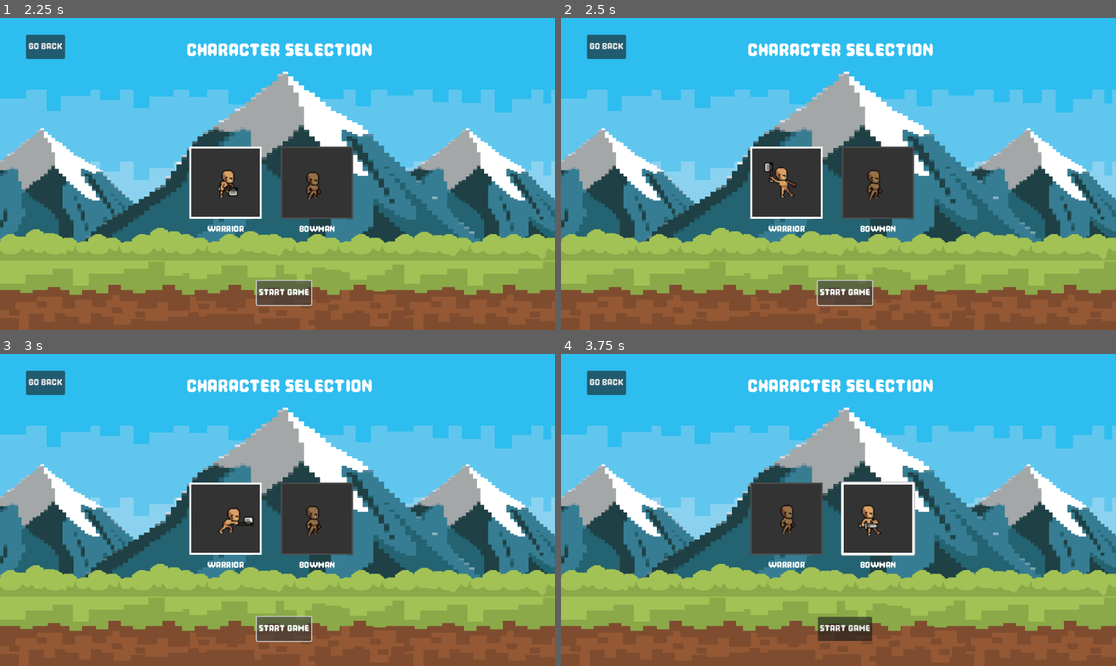
Above: before the commit, frames 1-4 (two rows, left to right).
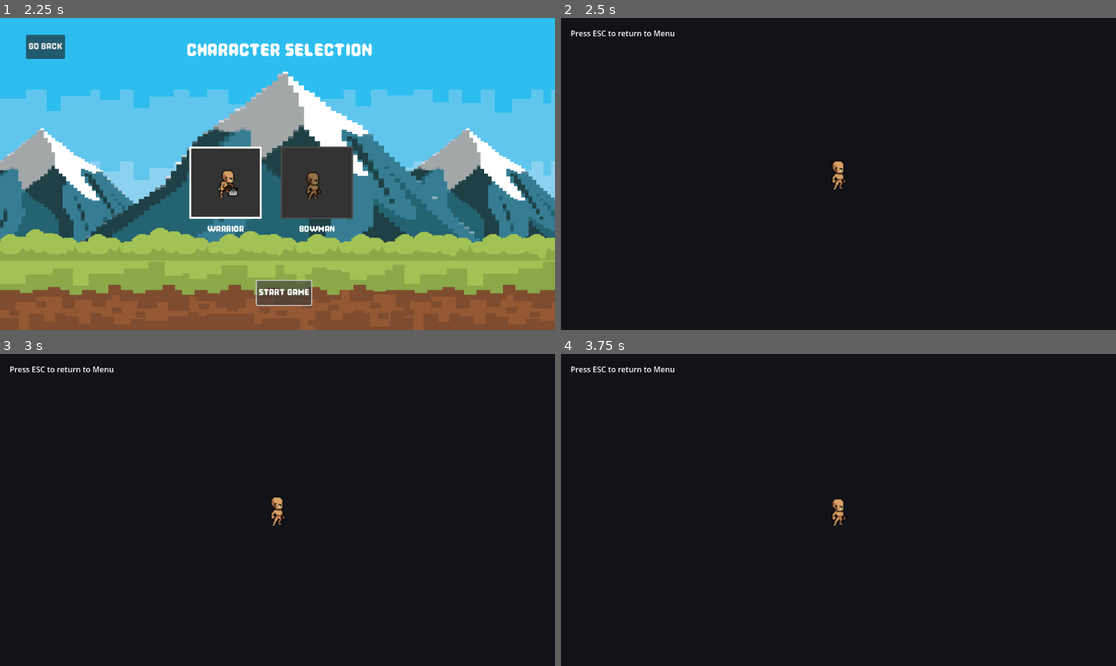
Above: after the commit, the same moments.

Repository: CRayuth/2dGame_GODOT
Game: Godot game, scene res://scenes/main_menu.tscn
Same seed, same stepped clock (60 frames per second), same inputs: the game is played once before the commit and once after it.
Inputs (mouse positions are in pixels of both pictures, inside the frame that each line leads up to):
- Up to frame 1 (2.25 s): click "New Game" at 0.5 s; click (227, 183) at 1.25 s; click "Start Game" at 2 s
- Up to frame 2 (2.5 s): no input
- Up to frame 3 (3 s): click (283, 628) at 2.75 s, where only the run before the commit has a clickable "Start Game"
- Up to frame 4 (3.75 s): click (877, 519) at 3.52 s

Frame 1 is identical in both runs. In frame 2, 100% of the frame differs, in the area x 0-100%, y 0-100%; in frame 3, 100%; in frame 4, 100%.

Commit message:
push character selection and switch scene to game to repo

Diff:
--- a/scenes/character_scene.tscn
+++ b/scenes/character_scene.tscn
@@ -18,14 +18,14 @@
 grow_vertical = 2
 script = ExtResource("1_ss6tk")
 
-[node name="Panel" type="Panel" parent="."]
+[node name="character_chosen_background" type="Panel" parent="."]
 layout_mode = 1
 anchors_preset = 15
 anchor_right = 1.0
 anchor_bottom = 1.0
 grow_horizontal = 2
 grow_vertical = 2
-theme_override_styles/panel = SubResource("StyleBoxTexture_ss6tk")
+theme_override_styles/panel = SubResource("StyleBoxTexture_fs386")
 
 [node name="TransitionOverlay" type="ColorRect" parent="."]
 visible = false
--- /dev/null
+++ b/scenes/gameplay_scene.tscn
@@ -0,0 +1,44 @@
+[gd_scene load_steps=6 format=3 uid="uid://b8x7y201w4v5"]
+
+[ext_resource type="Script" path="res://scripts/gameplay_scene.gd" id="1_gameplay"]
+[ext_resource type="Texture2D" uid="uid://d3x8q2y1w4v5" path="res://assets/pixel2d/Environment/Tilesets/Floors_Tiles.png" id="2_tiles"]
+
+[sub_resource type="TileSetAtlasSource" id="TileSetAtlasSource_floors"]
+texture = ExtResource("2_tiles")
+texture_region_size = Vector2i(32, 32)
+0:0/0 = 0
+1:0/0 = 0
+2:0/0 = 0
+3:0/0 = 0
+0:1/0 = 0
+1:1/0 = 0
+
+[sub_resource type="TileSet" id="TileSet_dungeon"]
+tile_size = Vector2i(32, 32)
+sources/0 = SubResource("TileSetAtlasSource_floors")
+
+[node name="GameplayScene" type="Node2D"]
+script = ExtResource("1_gameplay")
+
+[node name="ColorRect" type="ColorRect" parent="."]
+offset_left = -2000.0
+offset_top = -2000.0
+offset_right = 4000.0
+offset_bottom = 4000.0
+color = Color(0.07, 0.07, 0.1, 1)
+
+[node name="TileMapLayer" type="TileMapLayer" parent="."]
+scale = Vector2(2, 2)
+tile_set = SubResource("TileSet_dungeon")
+
+[node name="SpawnPoint" type="Marker2D" parent="."]
+position = Vector2(576, 324)
+
+[node name="CanvasLayer" type="CanvasLayer" parent="."]
+
+[node name="Label" type="Label" parent="CanvasLayer"]
+offset_left = 20.0
+offset_top = 20.0
+offset_right = 260.0
+offset_bottom = 46.0
+text = "Press ESC to return to Menu"
--- /dev/null
+++ b/scenes/player.tscn
@@ -0,0 +1,31 @@
+[gd_scene load_steps=4 format=3 uid="uid://d3y8q2x1w4v50"]
+
+[ext_resource type="Script" path="res://scripts/player.gd" id="1_player"]
+
+[sub_resource type="SpriteFrames" id="SpriteFrames_default"]
+animations = [{
+"frames": [],
+"loop": true,
+"name": &"idle",
+"speed": 5.0
+}]
+
+[sub_resource type="CapsuleShape2D" id="CapsuleShape2D_player"]
+radius = 12.0
+height = 38.0
+
+[node name="Player" type="CharacterBody2D"]
+collision_mask = 2
+script = ExtResource("1_player")
+
+[node name="AnimatedSprite2D" type="AnimatedSprite2D" parent="."]
+scale = Vector2(2, 2)
+sprite_frames = SubResource("SpriteFrames_default")
+animation = &"idle"
+
+[node name="CollisionShape2D" type="CollisionShape2D" parent="."]
+position = Vector2(0, 4)
+shape = SubResource("CapsuleShape2D_player")
+
+[node name="Camera2D" type="Camera2D" parent="."]
+position_smoothing_enabled = true
--- /dev/null
+++ b/scripts/character_body.gd
@@ -0,0 +1,70 @@
+class_name CharacterBody
+extends CharacterBody2D
+
+# ------------------------------------------------------------------------------
+# CharacterBody Base Class
+# ------------------------------------------------------------------------------
+# This class serves as the parent class for all moving characters in the game
+# (e.g., Player, Enemies, NPCs). It adheres to OOP principles by encapsulating
+# shared logic for movement, stats, and animation.
+# ------------------------------------------------------------------------------
+
+# --- Properties ---
+
+# Movement speed in pixels per second
+@export var movement_speed: float = 200.0
+
+# Character health points
+@export var hp: int = 100
+
+# Reference to the AnimatedSprite2D node
+# We use @onready to ensure the node is available before we access it
+@onready var sprite: AnimatedSprite2D = $AnimatedSprite2D
+
+# --- Virtual Methods (To be overridden by child classes) ---
+
+# Get input vector. Returns Vector2.ZERO by default.
+# Child classes (like Player) should override this to provide input control.
+func _get_input_vector() -> Vector2:
+	return Vector2.ZERO
+
+# --- Built-in Methods ---
+
+func _physics_process(_delta: float) -> void:
+	# 1. Get movement direction from the virtual input method
+	var direction = _get_input_vector()
+
+	# 2. Normalize direction to prevent faster diagonal movement
+	if direction.length() > 0:
+		direction = direction.normalized()
+
+	# 3. Apply velocity
+	velocity = direction * movement_speed
+
+	# 4. Move the character using Godot's built-in physics engine
+	move_and_slide()
+
+	# 5. Handle animation and sprite orientation
+	_handle_animation(direction)
+
+# --- Helper Methods ---
+
+# Handles sprite flipping and animation playback based on movement
+func _handle_animation(direction: Vector2) -> void:
+	if not sprite:
+		return
+
+	# Flip sprite horizontally based on direction
+	if direction.x != 0:
+		sprite.flip_h = (direction.x < 0)
+
+	# Play animations based on movement state
+	if direction.length() > 0:
+		# If moving, play 'walk' or 'run' animation if available, otherwise 'idle'
+		if sprite.sprite_frames.has_animation("walk"):
+			sprite.play("walk")
+		else:
+			sprite.play("idle")
+	else:
+		# If stopped, play 'idle' animation
+		sprite.play("idle")
--- a/scripts/character_scene.gd
+++ b/scripts/character_scene.gd
@@ -180,7 +180,7 @@
 func _on_start_game_button_pressed() -> void:
 	if not start_game_button.disabled:
 		print("Starting game with: ", GameManager.get_selected_character_name())
-		# transition_to_scene("res://scenes/gameplay_scene.tscn")
+		transition_to_scene("res://scenes/gameplay_scene.tscn")
 
 func _on_back_button_character_pressed():
 	transition_to_scene("res://scenes/main_menu.tscn")
--- /dev/null
+++ b/scripts/gameplay_scene.gd
@@ -0,0 +1,46 @@
+extends Node2D
+
+# ------------------------------------------------------------------------------
+# Gameplay Scene Manager
+# ------------------------------------------------------------------------------
+# Handles level initialization, prop placement, and player spawning.
+# ------------------------------------------------------------------------------
+
+@onready var tile_map: TileMapLayer = $TileMapLayer
+@onready var spawn_point: Marker2D = $SpawnPoint
+
+# Preload the player scene to instantiate it
+var player_scene = preload("res://scenes/player.tscn")
+
+func _ready() -> void:
+	print("Gameplay Scene Started")
+
+	# Spawn the player character
+	_spawn_player()
+
+func _spawn_player() -> void:
+	if not player_scene:
+		push_error("Player scene not assigned!")
+		return
+
+	# Create a new instance of the player
+	var player_instance = player_scene.instantiate()
+
+	# Set position to the SpawnPoint marker
+	if spawn_point:
+		player_instance.position = spawn_point.position
+	else:
+		# Fallback center position
+		player_instance.position = Vector2(600, 300)
+
+	# Add player to the scene tree
+	add_child(player_instance)
+	print("Player spawned at: ", player_instance.position)
+
+func _process(_delta: float) -> void:
+	# Check for exit (Escape key) to return to menu
+	if Input.is_action_just_pressed("ui_cancel"):
+		_return_to_menu()
+
+func _return_to_menu() -> void:
+	get_tree().change_scene_to_file("res://scenes/main_menu.tscn")
--- /dev/null
+++ b/scripts/player.gd
@@ -0,0 +1,99 @@
+class_name Player
+extends CharacterBody
+
+# ------------------------------------------------------------------------------
+# Player Class
+# ------------------------------------------------------------------------------
+# Inherits from CharacterBody.
+# Represents the user-controlled character.
+# Implements specific input handling (WASD) and stat initialization.
+# ------------------------------------------------------------------------------
+
+# Reference to the Camera2D to ensure it follows the player
+@onready var camera: Camera2D = $Camera2D
+
+func _ready() -> void:
+	print("Player initialized.")
+
+	# Load stats/sprites based on selection from GameManager
+	_initialize_character_data()
+
+# --- OOP: Overriding Base Method ---
+
+# we override the base class method to provide specific input logic for the Player
+func _get_input_vector() -> Vector2:
+	var input_vector = Vector2.ZERO
+
+	# Specific WASD Input (ignoring default ui_ actions which map to arrows)
+	if Input.is_physical_key_pressed(KEY_W):
+		input_vector.y -= 1
+	if Input.is_physical_key_pressed(KEY_S):
+		input_vector.y += 1
+	if Input.is_physical_key_pressed(KEY_A):
+		input_vector.x -= 1
+	if Input.is_physical_key_pressed(KEY_D):
+		input_vector.x += 1
+
+	return input_vector
+
+# --- Custom Methods ---
+
+# Sets up sprites and stats based on the chosen character
+func _initialize_character_data() -> void:
+	var type = GameManager.get_selected_character()
+	var data = CharacterData.get_character_data(type)
+
+	# Apply stats from data
+	self.hp = data.hp
+	self.movement_speed = data.speed * 20 # Scale speed for gameplay feel
+
+	print("Initialized Player as: ", data.character_name)
+
+	# Load Sprites
+	_load_sprites(type)
+
+func _load_sprites(type: GameManager.CharacterType) -> void:
+	if not sprite:
+		push_error("Sprite node missing on Player!")
+		return
+
+	sprite.sprite_frames = SpriteFrames.new()
+
+	var idle_path = ""
+	var walk_path = ""
+
+	# Determine paths based on character type
+	if type == GameManager.CharacterType.WARRIOR:
+		idle_path = "res://assets/pixel2d/Entities/Characters/Body_A/Animations/Idle_Base/Idle_Side-Sheet.png"
+		walk_path = "res://assets/pixel2d/Entities/Characters/Body_A/Animations/Walk_Base/Walk_Side-Sheet.png"
+	elif type == GameManager.CharacterType.BOWMAN:
+		idle_path = "res://assets/pixel2d/Entities/Characters/Body_A/Animations/Idle_Base/Idle_Side-Sheet.png"
+		walk_path = "res://assets/pixel2d/Entities/Characters/Body_A/Animations/Walk_Base/Walk_Side-Sheet.png"
+	else:
+		# Fallback to Warrior if NONE or unknown (safety)
+		idle_path = "res://assets/pixel2d/Entities/Characters/Body_A/Animations/Idle_Base/Idle_Side-Sheet.png"
+		walk_path = "res://assets/pixel2d/Entities/Characters/Body_A/Animations/Walk_Base/Walk_Side-Sheet.png"
+
+	# Helper function to load texture and add frames
+	_add_animation("idle", idle_path, 4)
+	_add_animation("walk", walk_path, 6)
+
+	sprite.play("idle")
+
+func _add_animation(anim_name: String, path: String, frame_count: int) -> void:
+	var texture = load(path)
+	if texture:
+		sprite.sprite_frames.add_animation(anim_name)
+		sprite.sprite_frames.set_animation_speed(anim_name, 8.0)
+		sprite.sprite_frames.set_animation_loop(anim_name, true)
+
+		var frame_width = 64 # Assuming 64px width based on previous checks
+		var frame_height = texture.get_height()
+
+		for i in range(frame_count):
+			var atlas = AtlasTexture.new()
+			atlas.atlas = texture
+			atlas.region = Rect2(i * frame_width, 0, frame_width, frame_height)
+			sprite.sprite_frames.add_frame(anim_name, atlas)
+	else:
+		push_error("Failed to load texture for animation: " + anim_name + " at path: " + path)
Not shown, added: images/video/character_video.ogv.uid
Not shown: 1 places in scenes/character_scene.tscn that only renumber resources
Not shown, added: scripts/character_body.gd.uid
Not shown, added: scripts/gameplay_scene.gd.uid
Not shown, added: scripts/player.gd.uid
Not shown, added: images/video/character_video.mp4
Not shown, added: images/video/character_video.ogv
Not shown, added: scripts/character_video.mp4
